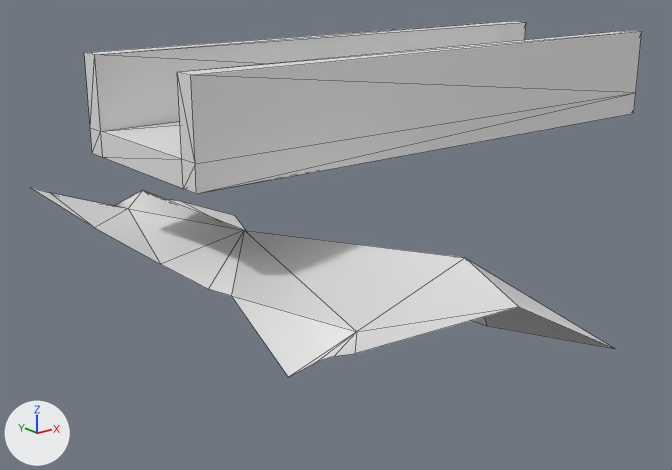
A saved change to the glTF model Rogue-Robots/Assets/Models/ModularBlocks/FloorBridge2_Col.gltf.
One viewpoint serves both versions: a 50 mm camera at (-5.72, -6.35, 3.01) aimed at (-0.47, 0.21, 0.39). Lighting does not change. The marker at lower left points along +X, +Y and +Z. Mesh edges are drawn as thin lines. Vertices at the same position are counted once.

The first picture shows 'FloorBridge2_Col'.
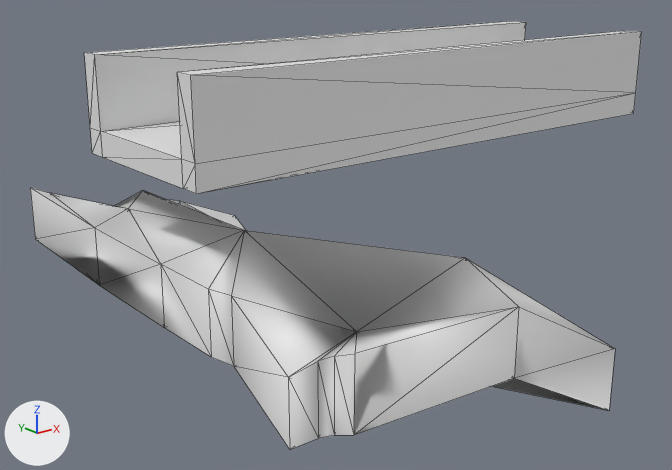
Diff of the bpy script that builds the scene:
```diff
--- a/Rogue-Robots/Assets/Models/ModularBlocks/FloorBridge2_Col.gltf.py
+++ b/Rogue-Robots/Assets/Models/ModularBlocks/FloorBridge2_Col.gltf.py
@@ me_scene_008 @@
 # used by ob_floorbridge2_col; location = (0.0, 0.0, 0.0)
-me_scene_008.from_pydata(...)  # 50 vertices, 76 faces; spans x -2.57..2.57, y -2.5..2.5, z 0.0..2.18
+me_scene_008.from_pydata(...)  # 76 vertices, 186 faces; spans x -2.57..2.57, y -2.5..2.5, z -0.54..2.18
+# me_scene_008 part 1
+# 19 new vertices lie (0.0, 0.0, -0.54) away from vertices in x -2.5..0.14, y -2.5..2.5, z 0.0..0.75
+# 7 new vertices lie (0.0, 0.0, -0.53) away from vertices in x -2.5..-1.04, y -2.5..2.5, z 0.37..0.71
+# 110 new faces join them
```

Location of each change, [x1, y1, x2, y2] in pixels of the pictures (672 x 470 px):
'FloorBridge2_Col', reshaped (20% taller): before [32, 21, 642, 377]; after [30, 21, 642, 450]
part 1 of me_scene_008, added: after [30, 188, 615, 450]
